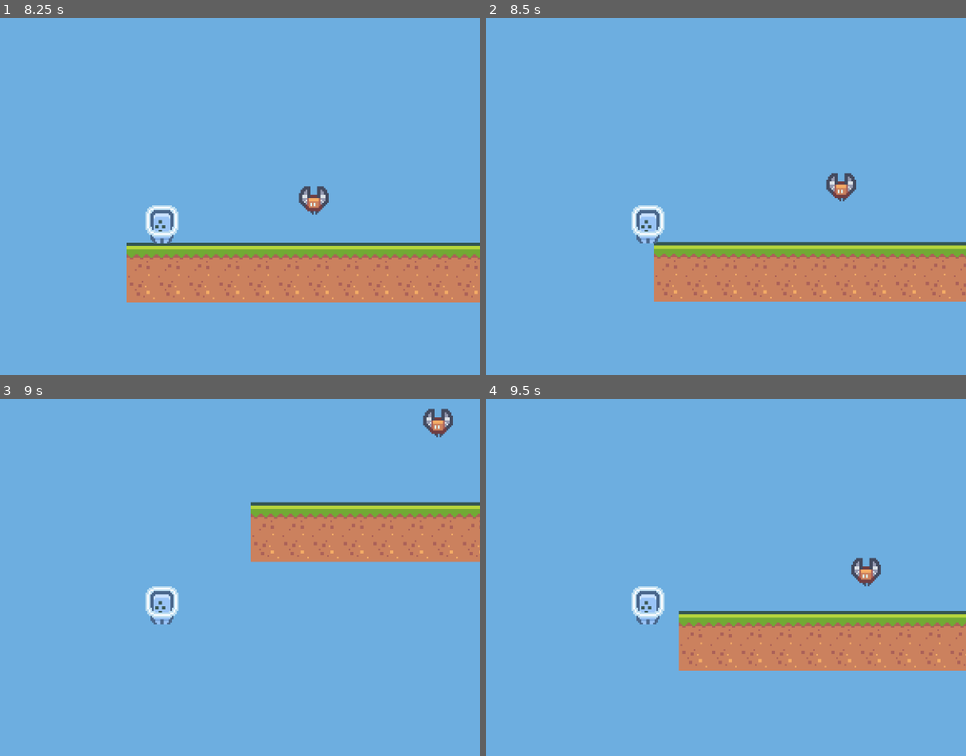
Above: before the commit, frames 1-4 (two rows, left to right).
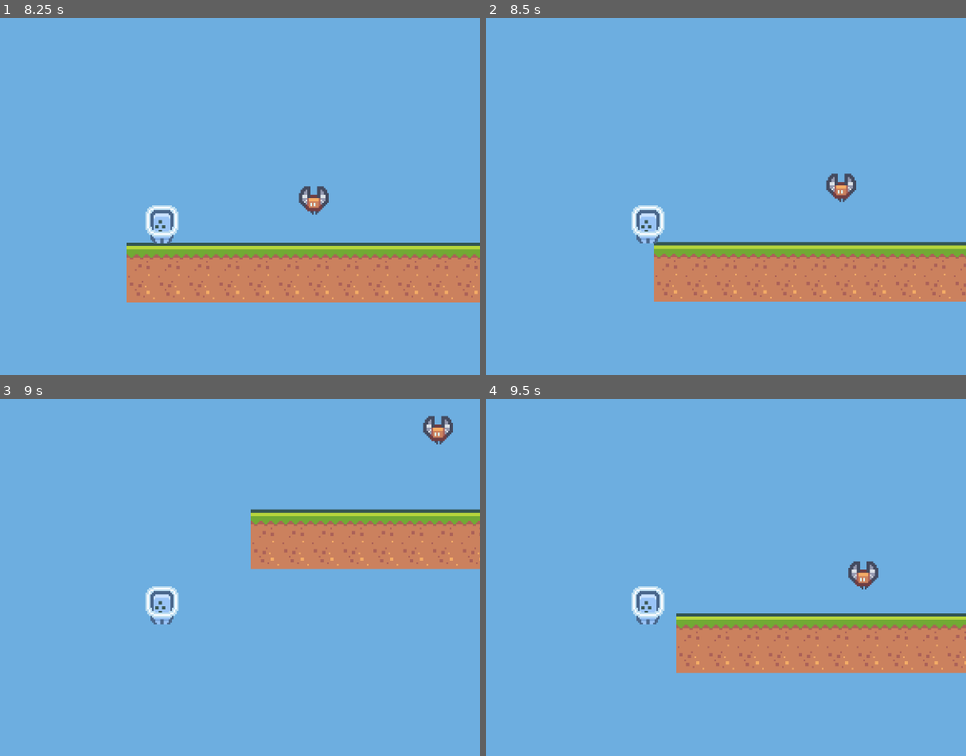
Above: after the commit, the same moments.

Repository: jeffchiudev/Platformer2DProject
Game: Godot game, scene res://Level1.tscn
The game is run twice, just before and just after one commit, with the same random seed, the same clock (stepped at 60 frames per second) and the same inputs.
Inputs:
- Up to frame 1 (8.25 s): hold Right 0.53-2.03 s; tap Space at 0.77, 1.52, 3.02, 3.77, 4.52, 6.02, 6.77, 7.52 s; hold Left 2.03-4.28 s; hold Right 4.28-8.03 s; hold Left from 8.03 s (still down)
- Up to frame 2 (8.5 s): keep holding Left
- Up to frame 3 (9 s): keep holding Left
- Up to frame 4 (9.5 s): keep holding Left; tap Space at 9.02 s

Frame 1 is identical in both runs. In frame 2, less than 0.1% of the frame differs, in the area x 70-78%, y 43-52%; in frame 3, 5.0%, in the area x 52-100%, y 2-48%; in frame 4, 3.4%.

Commit message:
turn enemy node into tscn, duplicated across level

Diff:
--- /dev/null
+++ b/Enemy.tscn
@@ -0,0 +1,20 @@
+[gd_scene load_steps=4 format=3 uid="uid://hdgt8xvq3nhl"]
+
+[ext_resource type="Script" uid="uid://d3svvmej6wp8w" path="res://Enemy.gd" id="1_s7bn3"]
+[ext_resource type="Texture2D" uid="uid://dpfw6ck4mow1p" path="res://Sprites/Characters/character_0024.png" id="2_2hac7"]
+
+[sub_resource type="CircleShape2D" id="CircleShape2D_mlbie"]
+
+[node name="Enemy" type="Area2D"]
+script = ExtResource("1_s7bn3")
+move_dir = Vector2(0, -50)
+
+[node name="Sprite" type="Sprite2D" parent="."]
+position = Vector2(95, -12)
+texture = ExtResource("2_2hac7")
+
+[node name="CollisionShape2D" type="CollisionShape2D" parent="."]
+position = Vector2(95, -12)
+shape = SubResource("CircleShape2D_mlbie")
+
+[connection signal="body_entered" from="." to="." method="_on_body_entered"]
--- a/Level1.tscn
+++ b/Level1.tscn
@@ -1,14 +1,11 @@
-[gd_scene load_steps=8 format=4 uid="uid://taeh2lx7dy8w"]
+[gd_scene load_steps=6 format=4 uid="uid://taeh2lx7dy8w"]
 
 [ext_resource type="TileSet" uid="uid://8h44iclr03gd" path="res://Level1.tres" id="1_cove1"]
 [ext_resource type="Script" uid="uid://b3h31y0nehlcn" path="res://Player.gd" id="2_dwyiq"]
 [ext_resource type="Texture2D" uid="uid://cjfbasl7eygp0" path="res://Sprites/Characters/character_0002.png" id="3_dn5ey"]
-[ext_resource type="Script" uid="uid://d3svvmej6wp8w" path="res://Enemy.gd" id="4_dn5ey"]
-[ext_resource type="Texture2D" uid="uid://dpfw6ck4mow1p" path="res://Sprites/Characters/character_0024.png" id="5_lmyl5"]
+[ext_resource type="PackedScene" uid="uid://hdgt8xvq3nhl" path="res://Enemy.tscn" id="4_dwyiq"]
 
 [sub_resource type="CapsuleShape2D" id="CapsuleShape2D_lmyl5"]
-
-[sub_resource type="CircleShape2D" id="CircleShape2D_mlbie"]
 
 [node name="Main" type="Node2D"]
 
@@ -32,16 +29,13 @@
 position = Vector2(0, -26)
 zoom = Vector2(3, 3)
 
-[node name="Enemy" type="Area2D" parent="."]
-script = ExtResource("4_dn5ey")
-move_dir = Vector2(0, -50)
+[node name="Enemy" parent="." instance=ExtResource("4_dwyiq")]
 
-[node name="Sprite" type="Sprite2D" parent="Enemy"]
-position = Vector2(95, -12)
-texture = ExtResource("5_lmyl5")
+[node name="Enemy2" parent="." instance=ExtResource("4_dwyiq")]
+position = Vector2(239, -55)
 
-[node name="CollisionShape2D" type="CollisionShape2D" parent="Enemy"]
-position = Vector2(95, -12)
-shape = SubResource("CircleShape2D_mlbie")
+[node name="Enemy3" parent="." instance=ExtResource("4_dwyiq")]
+position = Vector2(321, -70)
 
-[connection signal="body_entered" from="Enemy" to="Enemy" method="_on_body_entered"]
+[node name="Enemy4" parent="." instance=ExtResource("4_dwyiq")]
+position = Vector2(562, -76)
